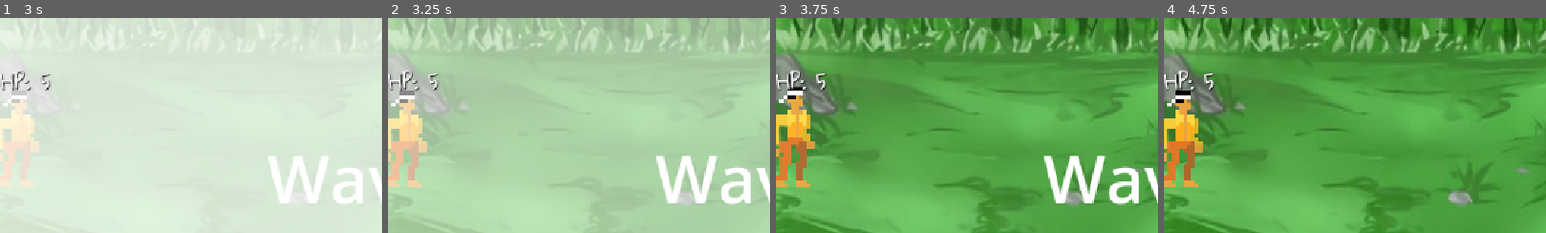
Above: before the commit, frames 1-4 (left to right).
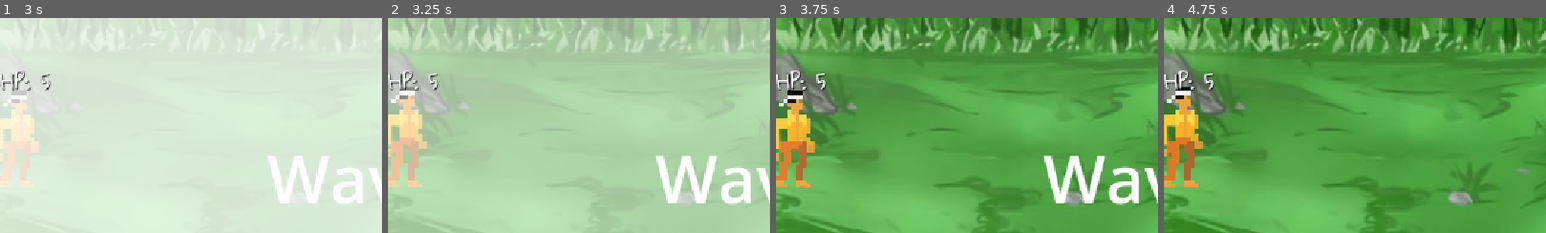
Above: after the commit, the same moments.

Repository: awanswangd/Bahana-Bani
Game: Godot game, scene res://MainMenu/main_menu.tscn
The game is run twice, just before and just after one commit, with the same random seed, the same clock (stepped at 60 frames per second) and the same inputs. Sound files missing from this copy of the repository are replaced by a short silence.
Inputs (mouse positions are % of the whole screen's width and height, from its top left):
- Up to frame 1 (3 s): click "STORY MODE" at 0.5 s; click "STORY MODE" at 1.25 s; tap Enter at 2, 2.1, 2.75, 2.85 s; move the mouse to (72, 45) at 2.02 s; click (72, 45) at 2.17 s; tap Space at 2.27 s; move the mouse to (30, 55) at 2.77 s; click (30, 55) at 2.92 s
- Up to frame 2 (3.25 s): tap Space at 3.02 s
- Up to frame 3 (3.75 s): move the mouse to (60, 28) at 3.52 s; tap Enter at 3.6 s; click (60, 28) at 3.67 s
- Up to frame 4 (4.75 s): move the mouse to (45, 70) at 4.27 s; tap Enter at 4.35 s; click (45, 70) at 4.42 s; tap Space at 4.52 s
The pictures show only the part of the screen within x 0-50%, y 13-63%; the shares and areas given below are measured in that part.

Frame 1 is identical in both runs. In frame 2, 0.8% of the frame differs, in the area x 0-11%, y 32-68%; in frame 3, 0.9%; in frame 4, 0.9%, in the area x 0-11%, y 32-69%.

Commit message:
smoothing animasi

Diff:
--- a/mekanik-awal/enemy.tscn
+++ b/mekanik-awal/enemy.tscn
@@ -112,7 +112,7 @@
 }],
 "loop": false,
 "name": &"death",
-"speed": 5.0
+"speed": 7.0
 }, {
 "frames": [{
 "duration": 1.0,
@@ -138,7 +138,7 @@
 }],
 "loop": true,
 "name": &"flight",
-"speed": 15.0
+"speed": 10.0
 }]
 
 [sub_resource type="CircleShape2D" id="CircleShape2D_4gyqm"]
@@ -172,7 +172,8 @@
 position = Vector2(0, 0.27391)
 scale = Vector2(0.125, 0.125)
 sprite_frames = SubResource("SpriteFrames_dxifv")
-animation = &"death"
+animation = &"flight"
+frame_progress = 0.835916
 flip_h = true
 
 [node name="Area2D" type="Area2D" parent="."]
--- a/mekanik-awal/enemy_archer.tscn
+++ b/mekanik-awal/enemy_archer.tscn
@@ -200,7 +200,7 @@
 }],
 "loop": true,
 "name": &"flight",
-"speed": 15.0
+"speed": 7.0
 }, {
 "frames": [{
 "duration": 1.0,
@@ -252,7 +252,7 @@
 }],
 "loop": true,
 "name": &"stop",
-"speed": 5.0
+"speed": 7.0
 }]
 
 [sub_resource type="CircleShape2D" id="CircleShape2D_4gyqm"]
@@ -288,7 +288,9 @@
 position = Vector2(0, -3.27826e-07)
 scale = Vector2(0.125, 0.125)
 sprite_frames = SubResource("SpriteFrames_dxifv")
-animation = &"shoot"
+animation = &"death"
+frame = 9
+frame_progress = 1.0
 flip_h = true
 
 [node name="Area2D" type="Area2D" parent="."]
--- a/mekanik-awal/enemy_boss.tscn
+++ b/mekanik-awal/enemy_boss.tscn
@@ -152,7 +152,7 @@
 }],
 "loop": true,
 "name": &"flight",
-"speed": 15.0
+"speed": 11.0
 }, {
 "frames": [{
 "duration": 1.0,
@@ -177,7 +177,7 @@
 }],
 "loop": true,
 "name": &"idle",
-"speed": 5.0
+"speed": 2.0
 }]
 
 [sub_resource type="CircleShape2D" id="CircleShape2D_4gyqm"]
@@ -209,7 +209,9 @@
 position = Vector2(-0.508341, -4.10865)
 scale = Vector2(0.145, 0.145)
 sprite_frames = SubResource("SpriteFrames_dxifv")
-animation = &"idle"
+animation = &"death"
+frame = 9
+frame_progress = 1.0
 flip_h = true
 
 [node name="Area2D" type="Area2D" parent="."]
--- a/mekanik-awal/player.tscn
+++ b/mekanik-awal/player.tscn
@@ -131,7 +131,7 @@
 }],
 "loop": true,
 "name": &"attack",
-"speed": 5.0
+"speed": 10.0
 }, {
 "frames": [{
 "duration": 1.0,
@@ -191,7 +191,7 @@
 }],
 "loop": true,
 "name": &"idle",
-"speed": 15.0
+"speed": 3.0
 }]
 
 [node name="Player" type="Node2D"]
@@ -201,5 +201,6 @@
 position = Vector2(0, 0.27391)
 scale = Vector2(0.145, 0.145)
 sprite_frames = SubResource("SpriteFrames_hqtel")
-animation = &"death"
+animation = &"idle"
 autoplay = "idle"
+frame_progress = 0.65011
